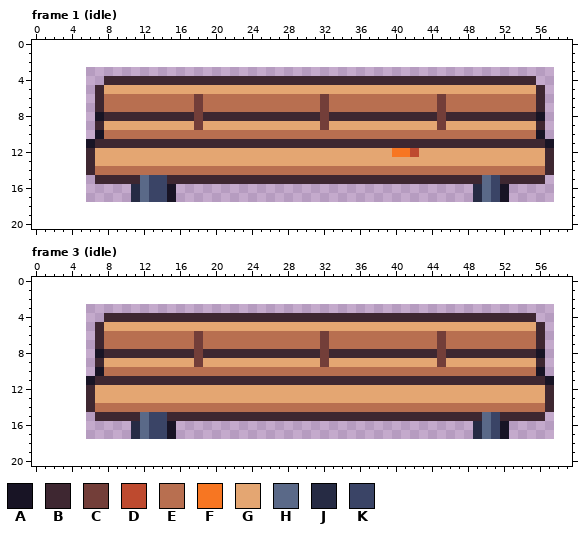
One commit to this pixel-art file: art/minis/bench@50.aseprite. Above, as it was before the edit.
52x15 pixels, 4 frames. Shown: frame 1 (idle), frame 3 (idle). The old version is drawn lined up with the new one, on the new canvas. The commit also changed other frames, which this record leaves out.
Palette (. is transparent): A #181425  B #3e2731  C #733e39  D #be4a2f  E #b86f50  F #f77622  G #e4a672  H #5a6988  J #262b44  K #3a4466
Pixels before, frame 1 (idle), first column x 6:
 4 ..BBBBBBBBBBBBBBBBBBBBBBBBBBBBBBBBBBBBBBBBBBBBBBBB..
 5 .BGGGGGGGGGGGGGGGGGGGGGGGGGGGGGGGGGGGGGGGGGGGGGGGGB.
 6 .BEEEEEEEEEECEEEEEEEEEEEEECEEEEEEEEEEEECEEEEEEEEEEB.
 7 .BEEEEEEEEEECEEEEEEEEEEEEECEEEEEEEEEEEECEEEEEEEEEEB.
 8 .ABBBBBBBBBBCBBBBBBBBBBBBBCBBBBBBBBBBBBCBBBBBBBBBBA.
 9 .BGGGGGGGGGGCGGGGGGGGGGGGGCGGGGGGGGGGGGCGGGGGGGGGGB.
10 .AEEEEEEEEEEEEEEEEEEEEEEEEEEEEEEEEEEEEEEEEEEEEEEEEA.
11 ABBBBBBBBBBBBBBBBBBBBBBBBBBBBBBBBBBBBBBBBBBBBBBBBBBA
12 BGGGGGGGGGGGGGGGGGGGGGGGGGGGGGGGGGFFDGGGGGGGGGGGGGGB
13 BGGGGGGGGGGGGGGGGGGGGGGGGGGGGGGGGGGGGGGGGGGGGGGGGGGB
14 BEEEEEEEEEEEEEEEEEEEEEEEEEEEEEEEEEEEEEEEEEEEEEEEEEEB
15 .BBBBBHKKBBBBBBBBBBBBBBBBBBBBBBBBBBBBBBBBBBBHKBBBBB.
16 .....JHKKA.................................JHKA.....
17 .....JHKKA.................................JHKA.....
Pixels before, frame 3 (idle), first column x 6:
 4 ..BBBBBBBBBBBBBBBBBBBBBBBBBBBBBBBBBBBBBBBBBBBBBBBB..
 5 .BGGGGGGGGGGGGGGGGGGGGGGGGGGGGGGGGGGGGGGGGGGGGGGGGB.
 6 .BEEEEEEEEEECEEEEEEEEEEEEECEEEEEEEEEEEECEEEEEEEEEEB.
 7 .BEEEEEEEEEECEEEEEEEEEEEEECEEEEEEEEEEEECEEEEEEEEEEB.
 8 .ABBBBBBBBBBCBBBBBBBBBBBBBCBBBBBBBBBBBBCBBBBBBBBBBA.
 9 .BGGGGGGGGGGCGGGGGGGGGGGGGCGGGGGGGGGGGGCGGGGGGGGGGB.
10 .AEEEEEEEEEEEEEEEEEEEEEEEEEEEEEEEEEEEEEEEEEEEEEEEEA.
11 ABBBBBBBBBBBBBBBBBBBBBBBBBBBBBBBBBBBBBBBBBBBBBBBBBBA
12 BGGGGGGGGGGGGGGGGGGGGGGGGGGGGGGGGGGGGGGGGGGGGGGGGGGB
13 BGGGGGGGGGGGGGGGGGGGGGGGGGGGGGGGGGGGGGGGGGGGGGGGGGGB
14 BEEEEEEEEEEEEEEEEEEEEEEEEEEEEEEEEEEEEEEEEEEEEEEEEEEB
15 .BBBBBHKKBBBBBBBBBBBBBBBBBBBBBBBBBBBBBBBBBBBHKBBBBB.
16 .....JHKKA.................................JHKA.....
17 .....JHKKA.................................JHKA.....
The result:
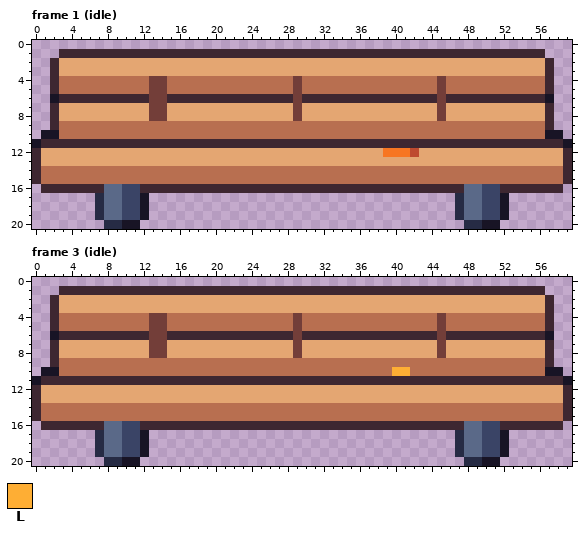
Colours new in this view: L #feae34
Change:
canvas 52x15 -> 60x21, the old top-left corner now at 6,3
Changed rows in their new state; - is an unchanged pixel.
Frame 1 (idle):
first column x 0:
 1 ---BBBBBBBBBBBBBBBBBBBBBBBBBBBBBBBBBBBBBBBBBBBBBBBBBBBBBB---
 2 --BGGGGGGGGGGGGGGGGGGGGGGGGGGGGGGGGGGGGGGGGGGGGGGGGGGGGGGB--
 3 --BGGGGGGGGGGGGGGGGGGGGGGGGGGGGGGGGGGGGGGGGGGGGGGGGGGGGGGB--
 4 --BEEEEEEEEEECCEEEEEEEEEEEEEECEEEEEEEEEEEEEEECEEEEEEEEEEEB--
 5 --BEEEEEEEEEECCEEEEEEEEEEEEEECEEEEEEEEEEEEEEECEEEEEEEEEEEB--
 6 --ABBBB-BBBBBCCBBBBBBBBBBBBBBCBBBBBBBBBBBBBBB-BBBBBBBBBB-A--
 7 --BGGGGGGGGGGCCGGGGGGGGGGGGGGCGGGGGGGGGGGGGGG-GGGGGGGGGGGB--
 8 --BGGGGGGGGGGCCGGGGGGGGGGGGGGCGGGGGGGGGGGGGGG-GGGGGGGGGGGB--
 9 --BEEEEEEEEEEEEEEEEEEEEEEEEEEEEEEEEEEEEEEEEEEEEEEEEEEEEEEB--
10 -AAEEEEE------------------------------------------------EAA-
11 ABBBBBB--------------------------------------------------BBA
12 BGGGGGG--------------------------------F-----------------GGB
13 BGGGGGG--------------------------------------------------GGB
14 BEEEEEE--------------------------------------------------EEB
15 BEEEEEEEEEEEEEEEEEEEEEEEEEEEEEEEEEEEEEEEEEEEEEEEEEEEEEEEEEEB
16 -BBBBBBBHHKKBBBBBBBBBBBBBBBBBBBBBBBBBBBBBBBBBBBBHHK-BBBBBBB-
17 -------JHHKKA...-------------------------------JHHK---------
18 -------JHHKKA----------------------------------JHHKKA-------
19 -------JHHKKA----------------------------------JHHKKA-------
20 --------JJAA------------------------------------JJAA--------
Frame 3 (idle):
first column x 0:
 1 ---BBBBBBBBBBBBBBBBBBBBBBBBBBBBBBBBBBBBBBBBBBBBBBBBBBBBBB---
 2 --BGGGGGGGGGGGGGGGGGGGGGGGGGGGGGGGGGGGGGGGGGGGGGGGGGGGGGGB--
 3 --BGGGGGGGGGGGGGGGGGGGGGGGGGGGGGGGGGGGGGGGGGGGGGGGGGGGGGGB--
 4 --BEEEEEEEEEECCEEEEEEEEEEEEEECEEEEEEEEEEEEEEECEEEEEEEEEEEB--
 5 --BEEEEEEEEEECCEEEEEEEEEEEEEECEEEEEEEEEEEEEEECEEEEEEEEEEEB--
 6 --ABBBB-BBBBBCCBBBBBBBBBBBBBBCBBBBBBBBBBBBBBB-BBBBBBBBBB-A--
 7 --BGGGGGGGGGGCCGGGGGGGGGGGGGGCGGGGGGGGGGGGGGG-GGGGGGGGGGGB--
 8 --BGGGGGGGGGGCCGGGGGGGGGGGGGGCGGGGGGGGGGGGGGG-GGGGGGGGGGGB--
 9 --BEEEEEEEEEEEEEEEEEEEEEEEEEEEEEEEEEEEEEEEEEEEEEEEEEEEEEEB--
10 -AAEEEEE--------------------------------LL--------------EAA-
11 ABBBBBB--------------------------------------------------BBA
12 BGGGGGG--------------------------------------------------GGB
13 BGGGGGG--------------------------------------------------GGB
14 BEEEEEE--------------------------------------------------EEB
15 BEEEEEEEEEEEEEEEEEEEEEEEEEEEEEEEEEEEEEEEEEEEEEEEEEEEEEEEEEEB
16 -BBBBBBBHHKKBBBBBBBBBBBBBBBBBBBBBBBBBBBBBBBBBBBBHHK-BBBBBBB-
17 -------JHHKKA...-------------------------------JHHK---------
18 -------JHHKKA----------------------------------JHHKKA-------
19 -------JHHKKA----------------------------------JHHKKA-------
20 --------JJAA------------------------------------JJAA--------
